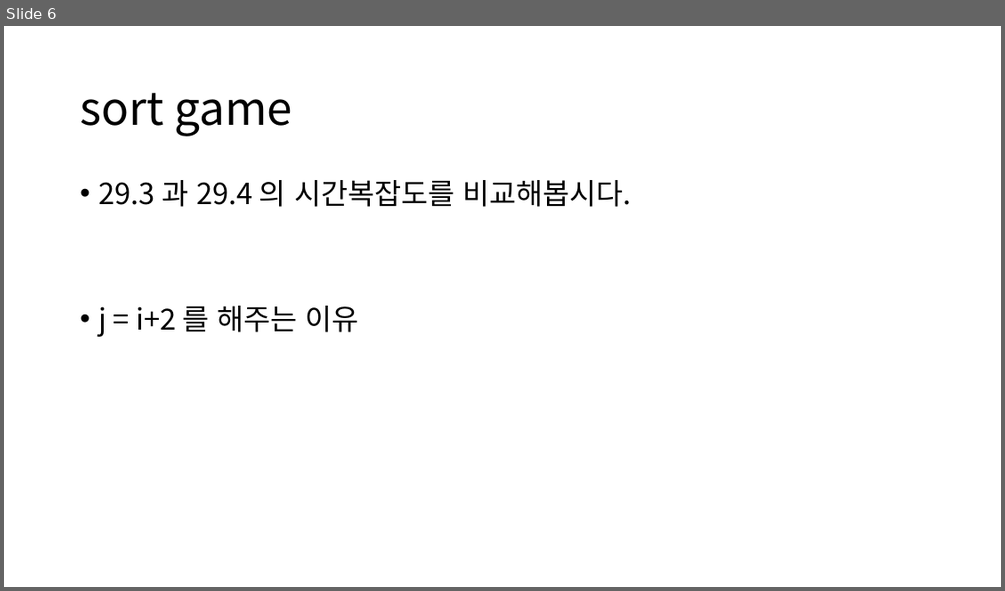
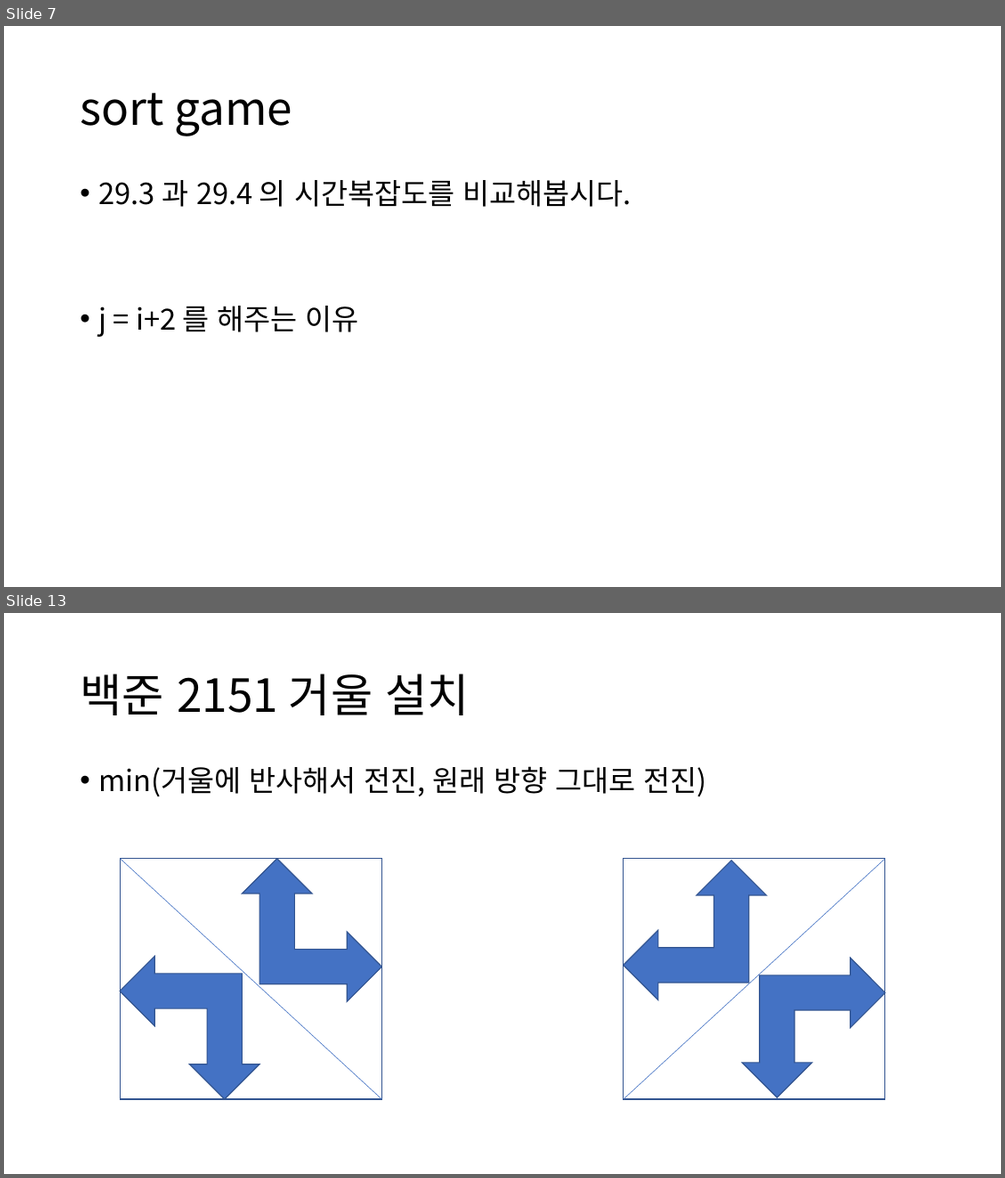
Before and after one commit to ALGOSOPT/algosopt, a slide deck: Chapter29/bfs.pptx. Shown one above the other, each under a label of ours: slide 6 before the commit, slides 7 and 13 after it; the slides between them are not shown. The pictures are 1005x591 and 1005x1178 pixels, drawn with LibreOffice and Linux fonts; fonts in the diff are those of the drawing. Boxes give left, top, right and bottom in pixels: in the first picture for what was removed or moved away, otherwise in the second. Text is boxed around its words. In the diff, an @@ line names an element or a change of style, - is before the commit and + after.

```diff
--- a/Chapter29/bfs.pptx
+++ b/Chapter29/bfs.pptx
@@ slide 13 added at [4, 613, 1001, 1174], background #FFFFFF @@
@@ title added at [80, 674, 469, 715], 44 pt, text #000000 @@
+백준 2151 거울 설치
@@ text added at [98, 766, 707, 796], 28 pt, text #000000 @@
+• min(거울에 반사해서 전진, 원래 방향 그대로 전진)
@@ group added at [120, 859, 885, 1099]: 4 left up arrows, 2 rectangles, 2 lines @@
@@ what was slide 6 is now slide 7 @@
```
Also in this commit, not shown: 2 slides changed, 7 other slides added, 1 slide removed.
